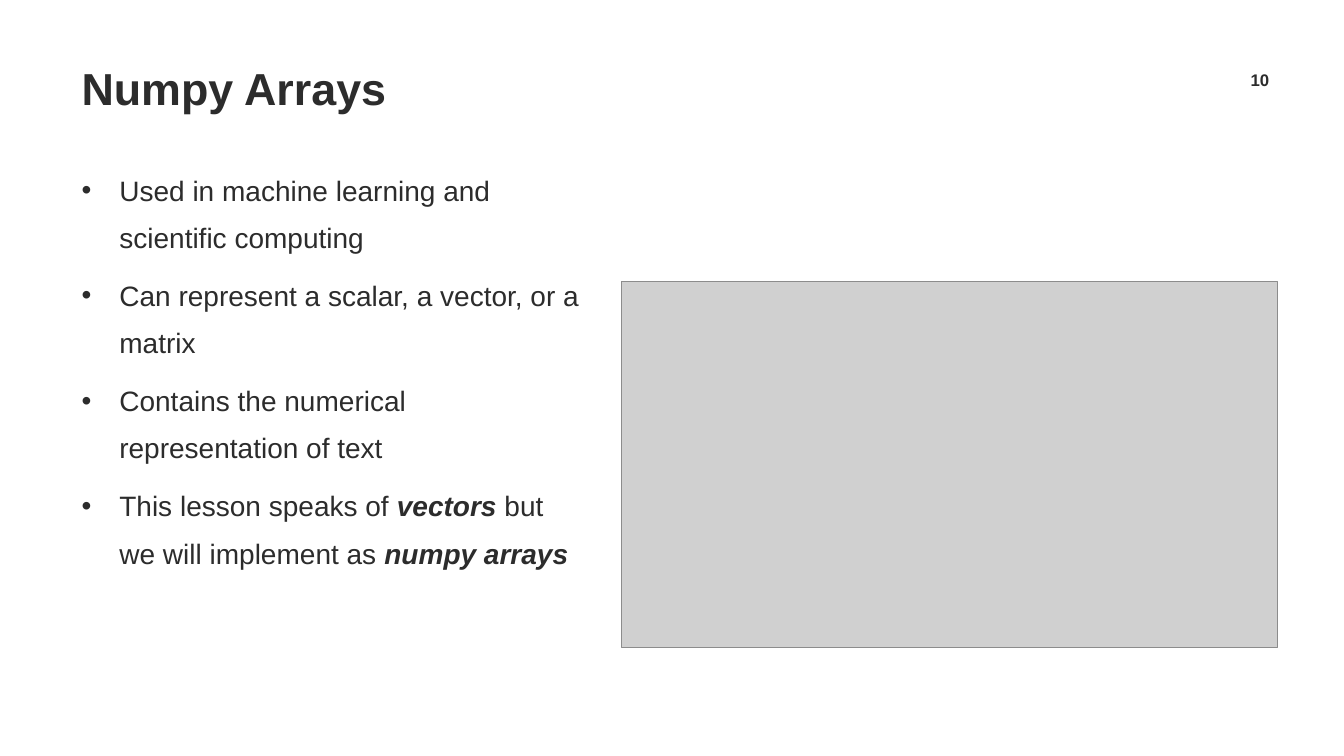
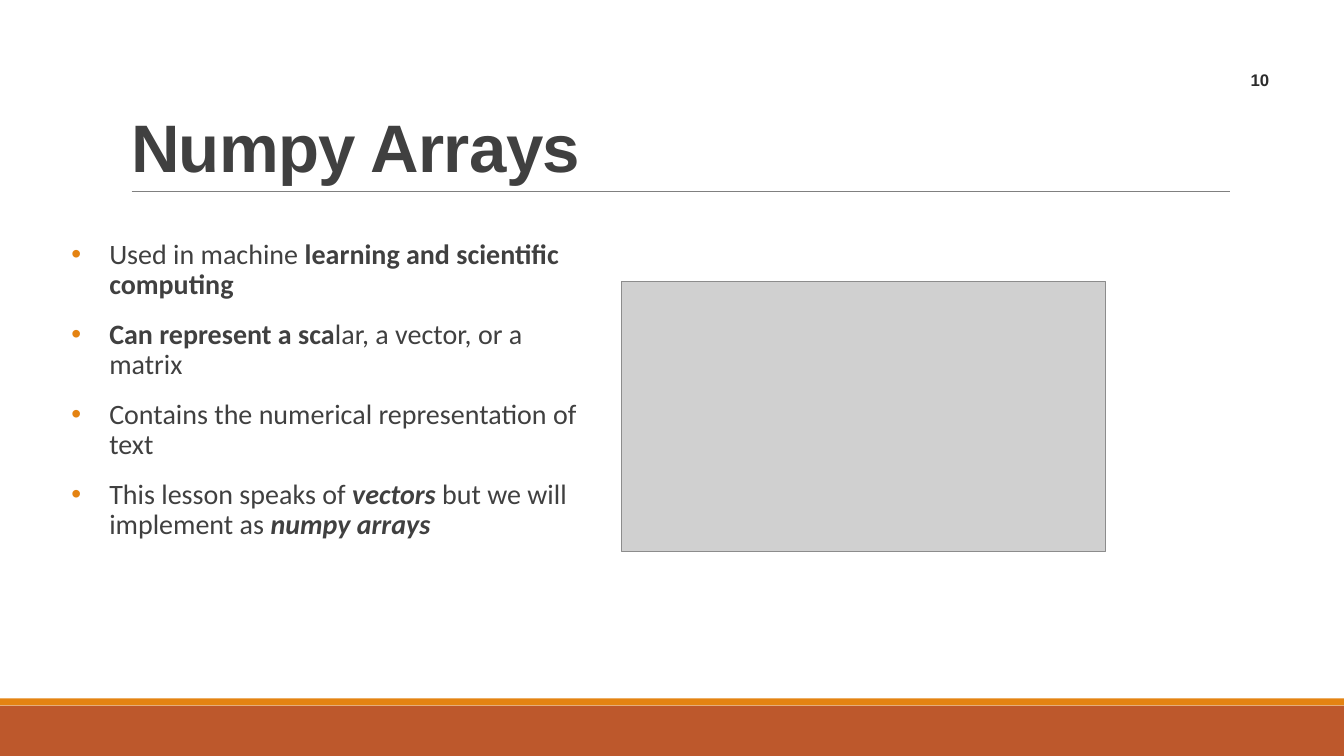
Before and after one commit to TrainingByPackt/Natural-Language-Processing-Fundamentals, a slide deck: slide 10 of Lesson-7-VectorRepresentations/Lesson 7.pptx. Drawn at 1344x756 pixels with LibreOffice and Linux fonts; fonts in the diff are those of the drawing; grey boxes stand for pictures; background and template pictures are left out. Boxes give left, top, right and bottom in pixels: in the first picture for what was removed or moved away, otherwise in the second. Text is boxed around its words. In the diff, an @@ line names an element or a change of style, - is before the commit and + after.

```diff
--- a/Lesson-7-VectorRepresentations/Lesson 7.pptx
+++ b/Lesson-7-VectorRepresentations/Lesson 7.pptx
@@ title "Numpy Arrays": place and size @@
-title "Numpy Arrays" at <box>82,74,386,114</box>
+title "Numpy Arrays" at <box>131,125,580,185</box>
@@ title "Numpy Arrays" at <box>131,125,580,185</box>: size 32 to 48 pt, text colour #2C2C2C to #404040, letter spacing 0 to -0.5 pt; line spacing 1 to 0.85; vertical alignment middle to bottom @@
@@ line added from (132, 192) to (1231, 192), #808080 0.5 pt @@
@@ text "Used in machine learning and ...": place and size @@
-text "Used in machine learning and ..." at <box>119,180,579,569</box>
+text "Used in machine learning and ..." at <box>109,244,576,539</box>
@@ text "Used in machine learning and ..." at <box>109,244,576,539</box>: font Arial to Calibri, text colour #2C2C2C to #404040; bold on in "learning and scientific computing", "Can represent a scalar,"; line spacing 1.4 to 0.9; more space between paragraphs @@
@@ picture: place and size @@
-picture at <box>622,281,1277,648</box>
+picture at <box>622,281,1106,552</box>
@@ rectangle added at <box>0,706,1344,756</box>, fill #BD582C @@
@@ rectangle added at <box>0,699,1344,706</box>, fill #E48312 @@
```
Also in this commit, not shown: 23 other slides changed, 5 slides added, 3 other files.
